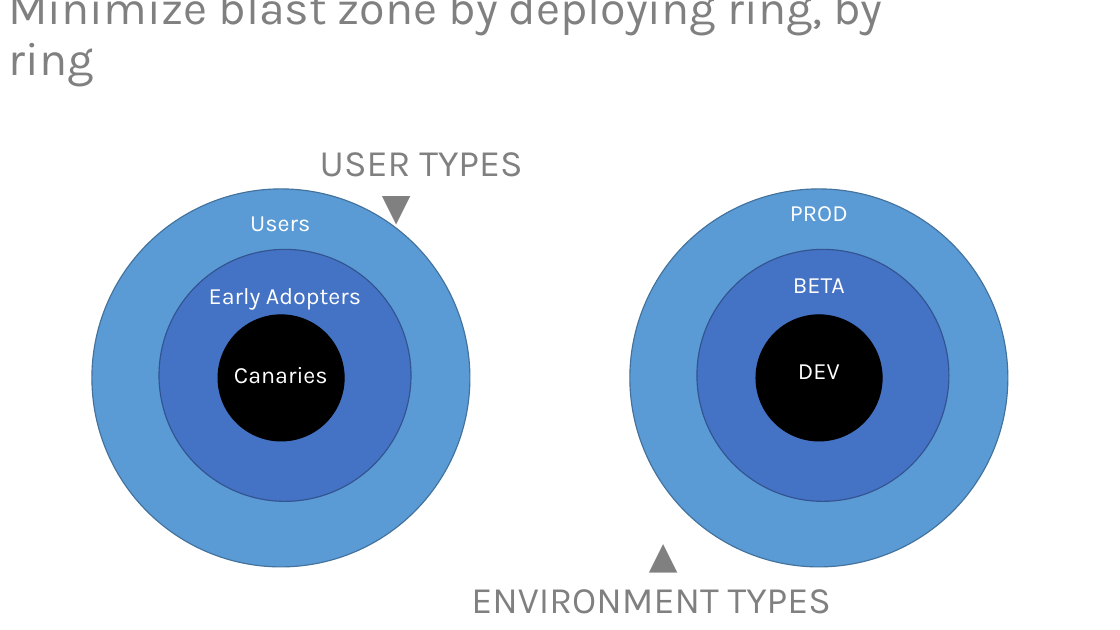
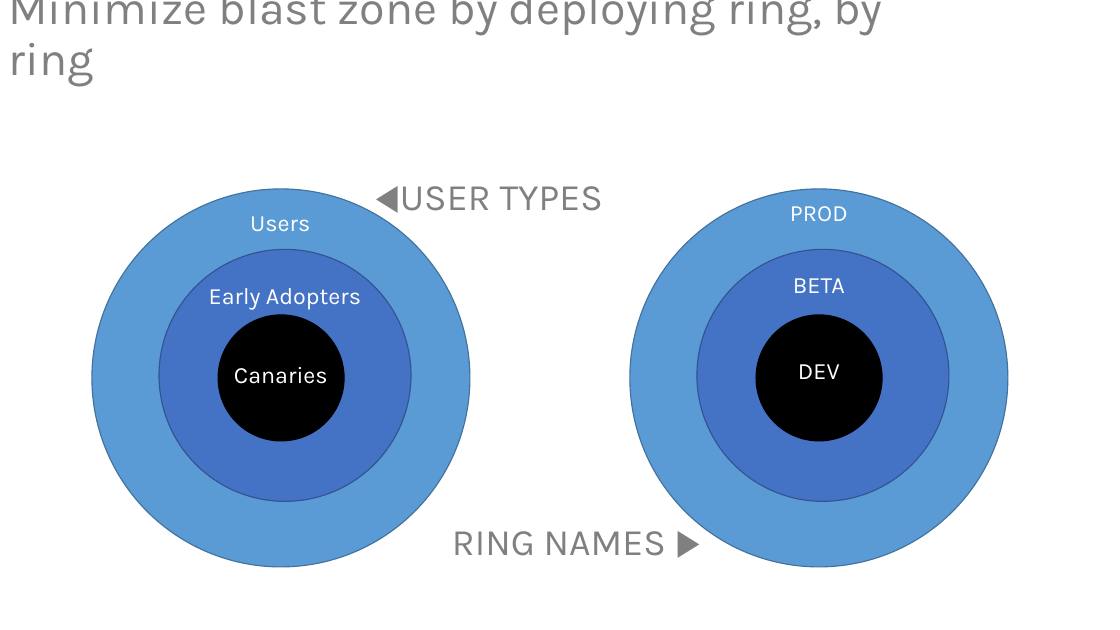
Before and after one commit to ALM-Rangers/Guidance, a slide deck: slide 1 of src/DevOps/Illustrations.pptx. Drawn at 1120x630 pixels with LibreOffice and Linux fonts; fonts in the diff are those of the drawing. Boxes give left, top, right and bottom in pixels: in the first picture for what was removed or moved away, otherwise in the second. Text is boxed around its words. In the diff, an @@ line names an element or a change of style, - is before the commit and + after.

```diff
--- a/src/DevOps/Illustrations.pptx
+++ b/src/DevOps/Illustrations.pptx
@@ text at bbox=[400, 186, 603, 211]: text changed @@
-USER TYPES
-▼
+◀USER TYPES
@@ text added at bbox=[452, 531, 666, 556], 32 pt, text #808080 @@
+RING NAMES ▶
@@ text removed at bbox=[471, 589, 831, 614] @@
-▲
-ENVIRONMENT TYPES
```
Also in this commit, not shown: 1 slide added, 3 other files.
